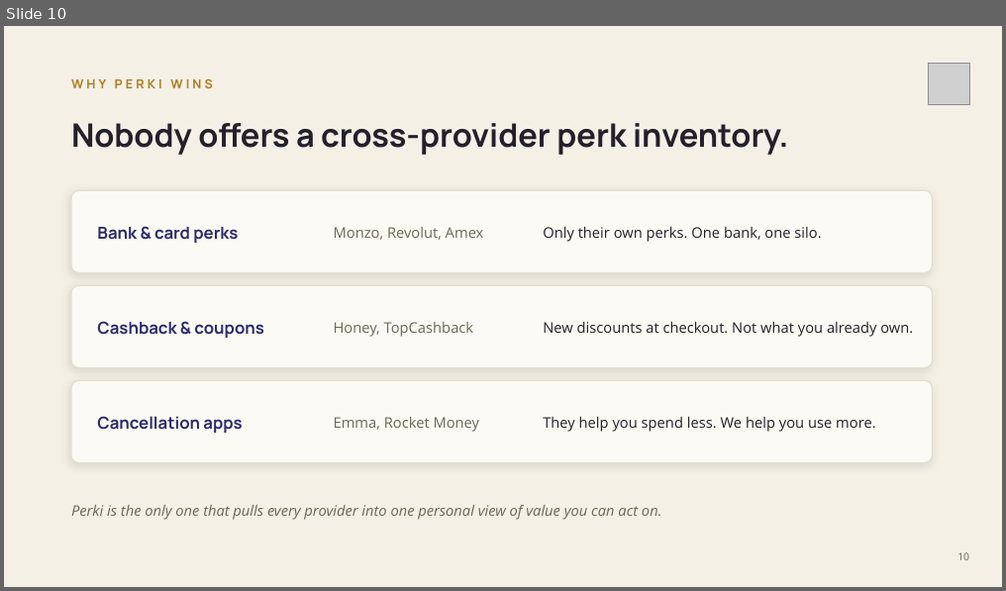
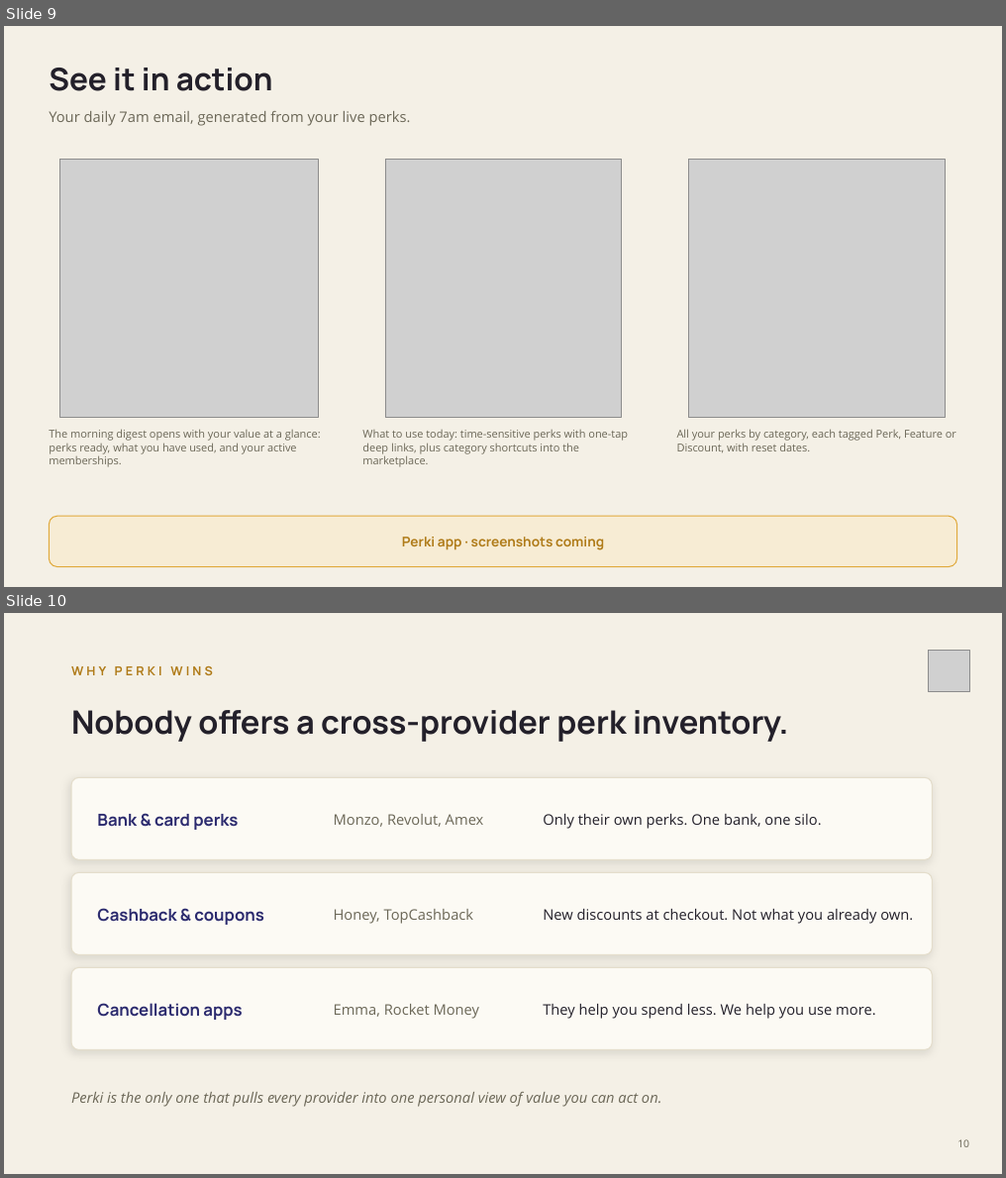
Before and after one commit to oglanville/Perki-App, a slide deck: 00 - perki-docs/05 - OUTPUTS/Perki-Pitch-Deck.pptx. Shown one above the other, each under a label of ours: slide 10 before the commit, slides 9 and 10 after it. The pictures are 1006x591 and 1006x1178 pixels, drawn with LibreOffice and Linux fonts; fonts in the diff are those of the drawing; grey boxes stand for pictures. Boxes give left, top, right and bottom in pixels: in the first picture for what was removed or moved away, otherwise in the second. Text is boxed around its words. In the diff, an @@ line names an element or a change of style, - is before the commit and + after.

```diff
--- a/00 - perki-docs/05 - OUTPUTS/Perki-Pitch-Deck.pptx
+++ b/00 - perki-docs/05 - OUTPUTS/Perki-Pitch-Deck.pptx
@@ slide 9 added at (4, 26, 1002, 587), background #F4F0E6 @@
@@ text added at (49, 68, 273, 91), 30 pt, text #23202A, bold @@
+See it in action
@@ text added at (49, 111, 411, 126), 14 pt, text #6B6757 @@
+Your daily 7am email, generated from your live perks.
@@ picture added at (60, 160, 318, 417) @@
@@ picture added at (385, 160, 621, 417) @@
@@ picture added at (689, 160, 945, 417) @@
@@ text added at (49, 429, 321, 468), 10.5 pt, text #6B6757 @@
+The morning digest opens with your value at a glance: perks ready, what you have used, and your active memberships.
@@ text added at (362, 430, 628, 468), 10.5 pt, text #6B6757 @@
+What to use today: time-sensitive perks with one-tap deep links, plus category shortcuts into the marketplace.
@@ text added at (677, 429, 956, 453), 10.5 pt, text #6B6757 @@
+All your perks by category, each tagged Perk, Feature or Discount, with reset dates.
@@ rounded rectangle added at (49, 516, 957, 568), fill #F7ECD4, outline #E0A93B 1 pt, 13 pt, text #B07C1A, bold @@
+Perki app · screenshots coming
```
Also in this commit, not shown: 5 slides changed, 1 slide removed, 7 other files.
